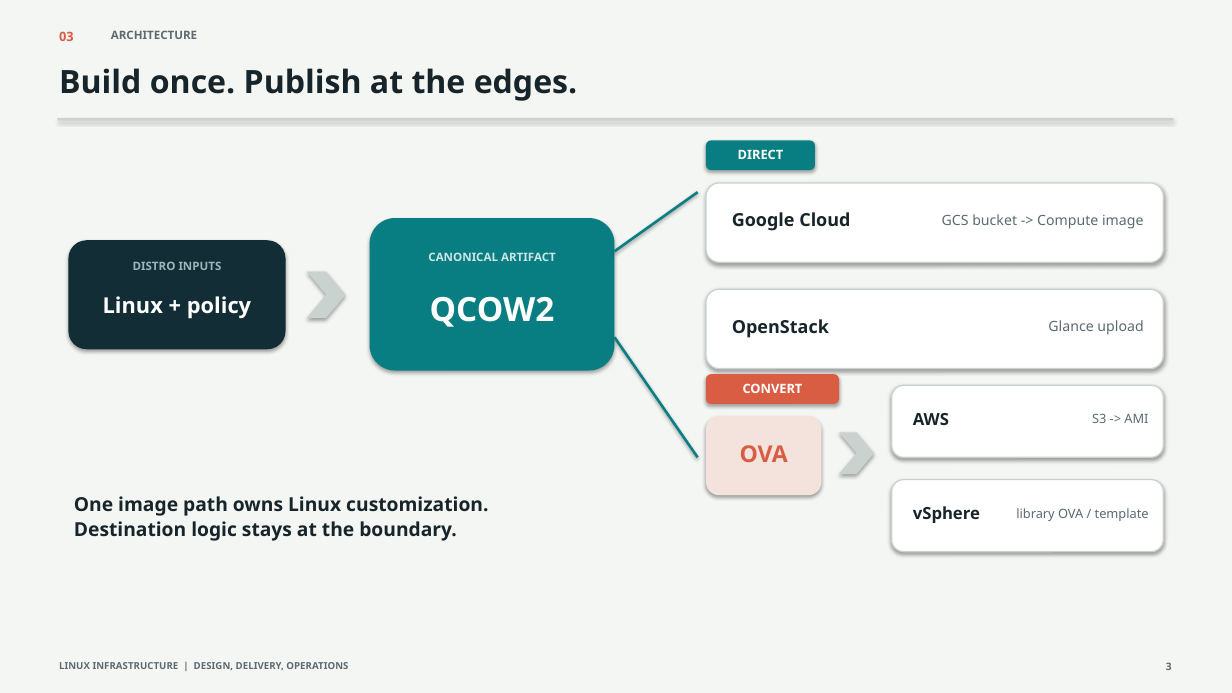
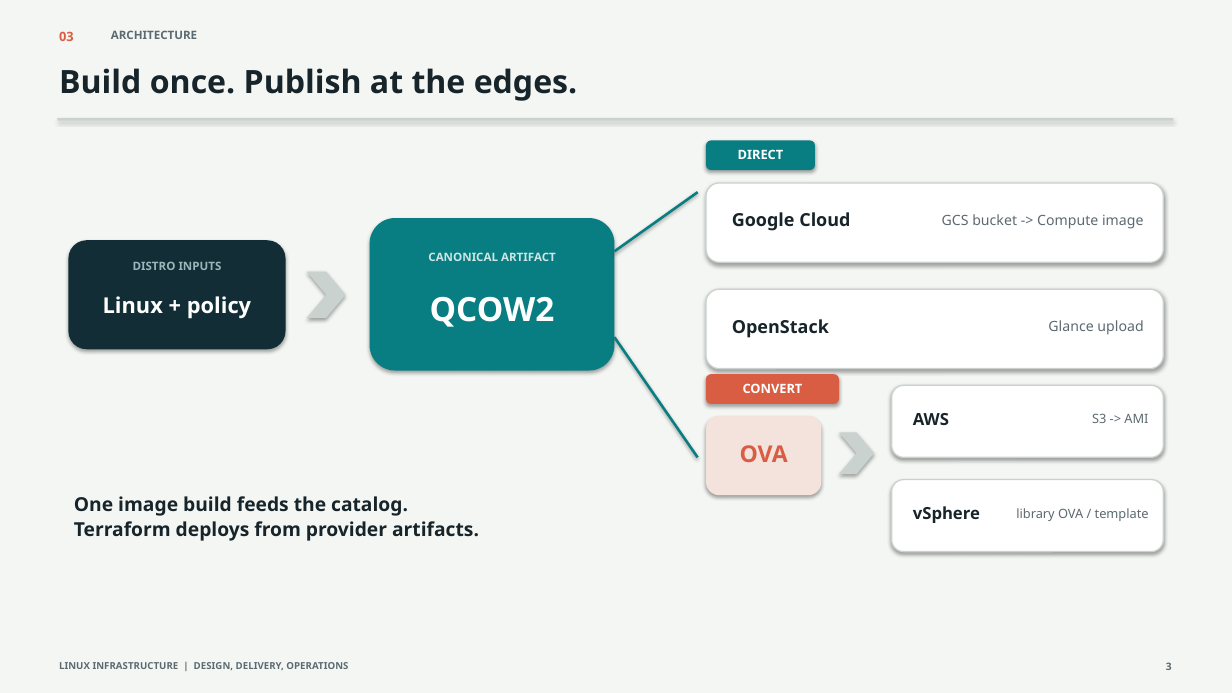
Before and after one commit to jjbailey/dib7, a slide deck: slide 3 of doc/dib7-presentation.pptx. Drawn at 1232x693 pixels with LibreOffice and Linux fonts; fonts in the diff are those of the drawing. Boxes give left, top, right and bottom in pixels: in the first picture for what was removed or moved away, otherwise in the second. Text is boxed around its words. In the diff, an @@ line names an element or a change of style, - is before the commit and + after.

```diff
--- a/doc/dib7-presentation.pptx
+++ b/doc/dib7-presentation.pptx
@@ text at <box>74,496,479,541</box>: text changed @@
-One image path owns Linux customization.
-Destination logic stays at the boundary.
+One image build feeds the catalog.
+Terraform deploys from provider artifacts.
```
Also in this commit, not shown: 4 other slides changed, 5 slides added, 5 slides removed, 2 other files.
